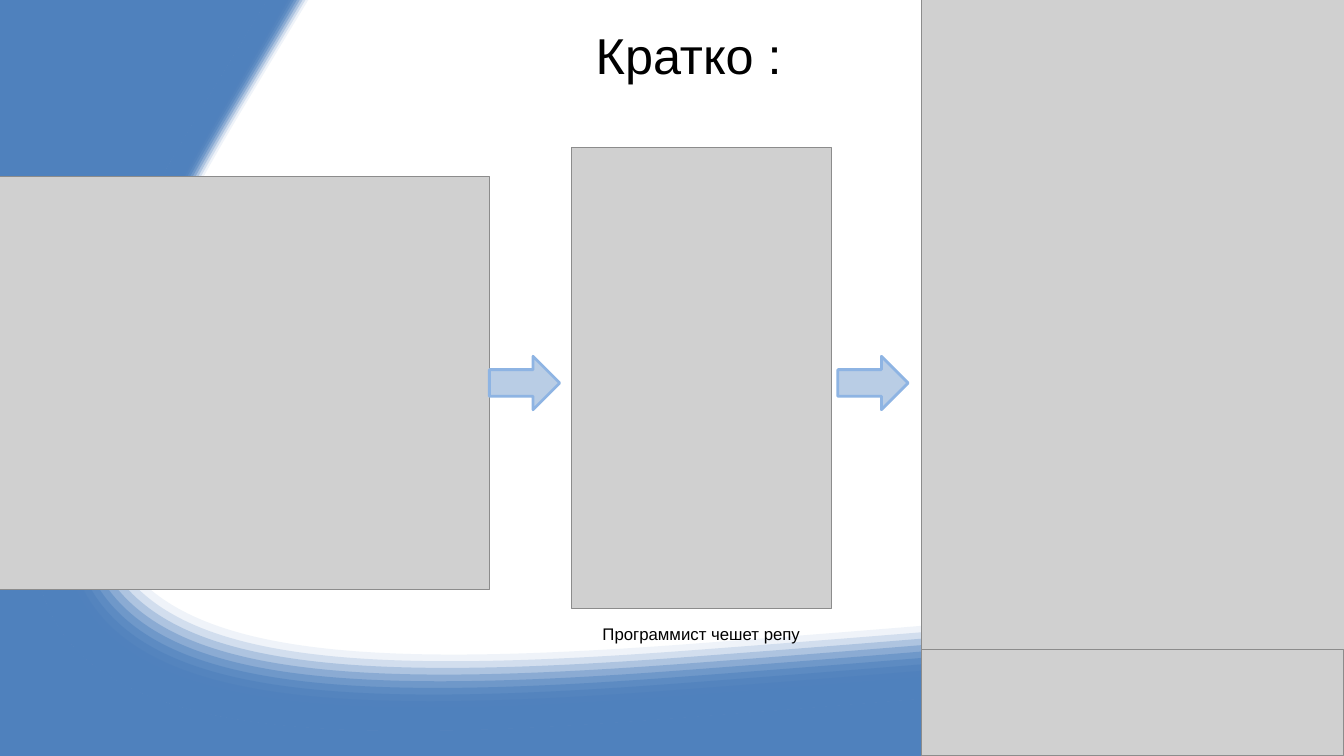
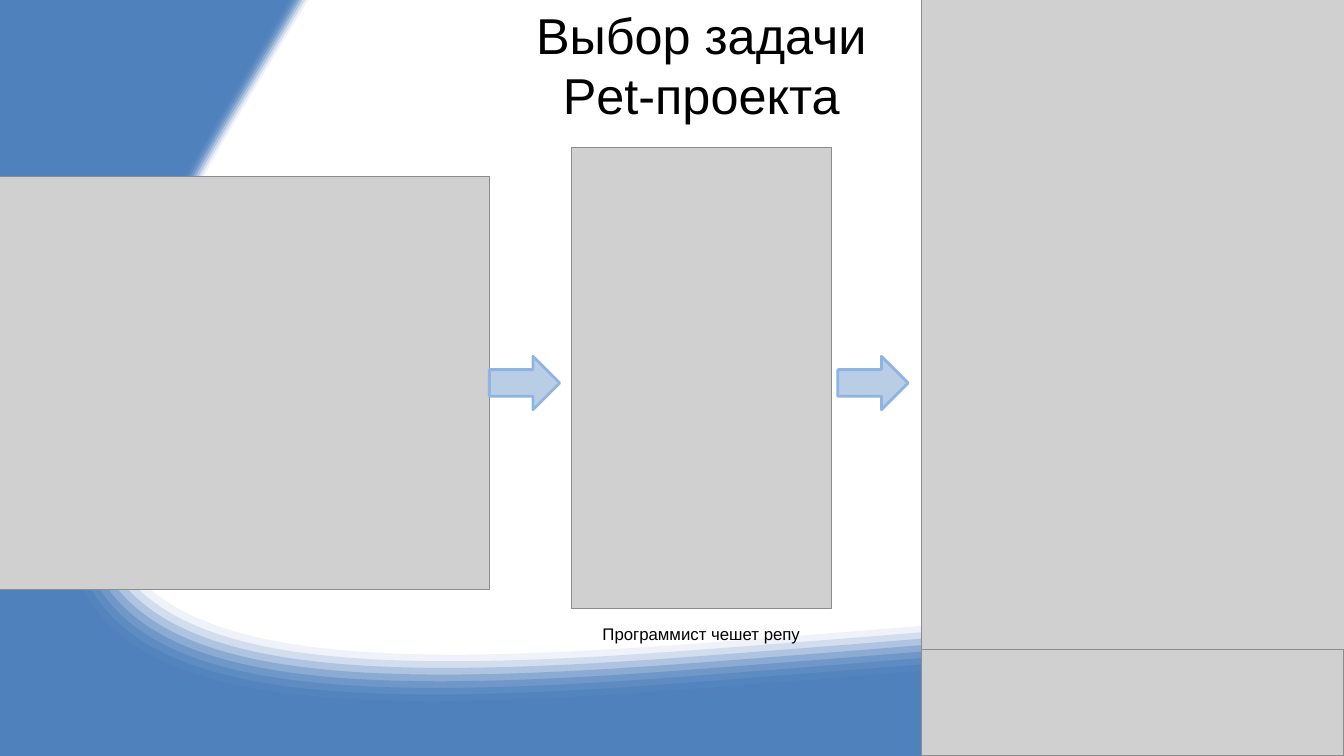
Before and after one commit to RUS02/PetProjJRG, a slide deck: slide 2 of DOC/DE_Yandex_2023-2024.pptx. Drawn at 1344x756 pixels with LibreOffice and Linux fonts; fonts in the diff are those of the drawing; grey boxes stand for pictures. Boxes give left, top, right and bottom in pixels: in the first picture for what was removed or moved away, otherwise in the second. Text is boxed around its words. In the diff, an @@ line names an element or a change of style, - is before the commit and + after.

```diff
--- a/DOC/DE_Yandex_2023-2024.pptx
+++ b/DOC/DE_Yandex_2023-2024.pptx
@@ text at (536,17,867,124): text changed @@
-Кратко :
+Выбор задачи Pet-проекта
```
Also in this commit, not shown: 2 other slides changed, 5 slides added, 1 slide removed, 19 other files.
